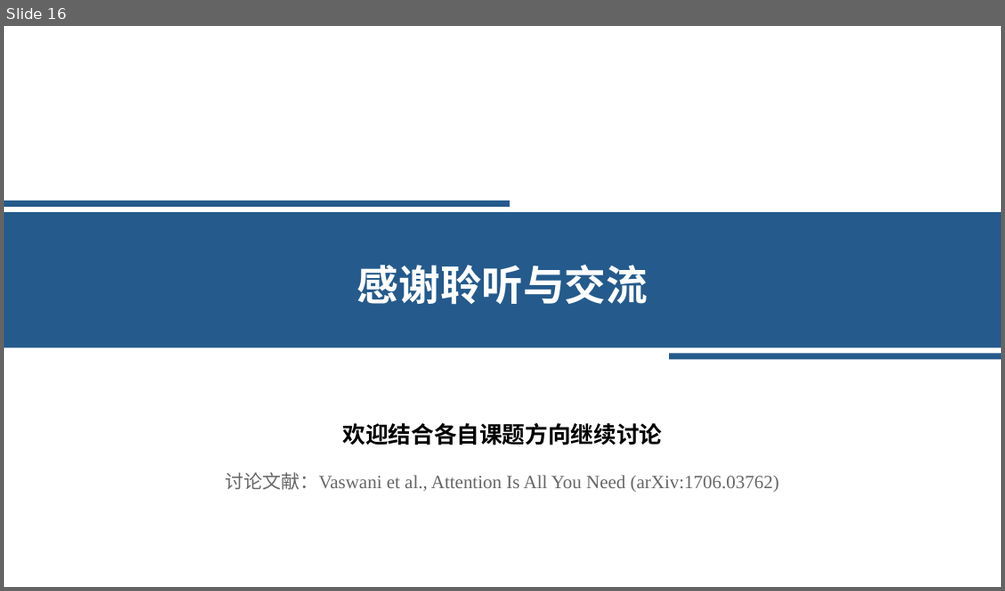
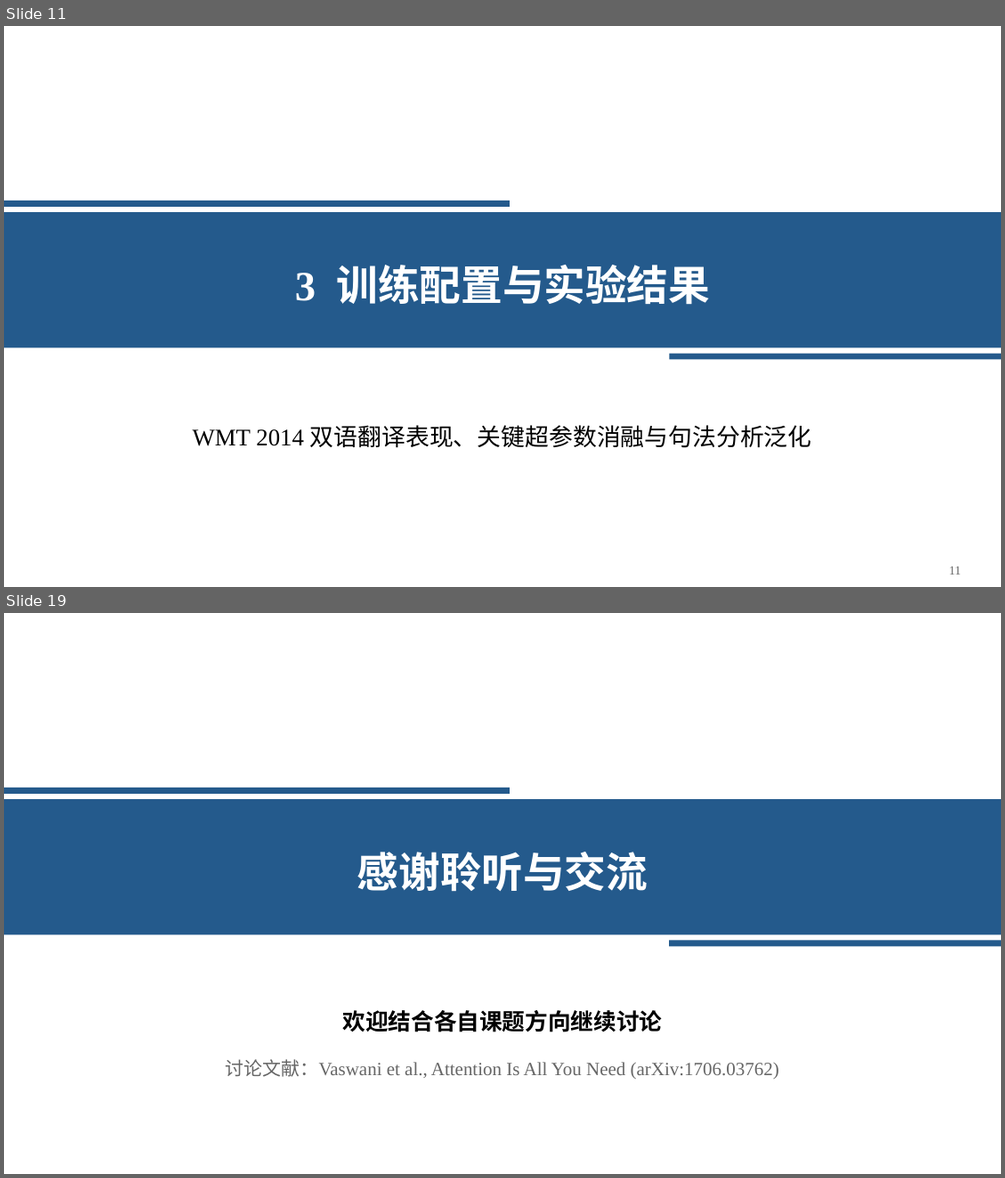
Before and after one commit to Starxy/skills, a slide deck: skills/ppt-craft/assets/academic-blue-template.pptx. Shown one above the other, each under a label of ours: slide 16 before the commit, slides 11 and 19 after it; the slides between them are not shown. The pictures are 1005x591 and 1005x1178 pixels, drawn with LibreOffice and Linux fonts; fonts in the diff are those of the drawing. Boxes give left, top, right and bottom in pixels: in the first picture for what was removed or moved away, otherwise in the second. Text is boxed around its words. In the diff, an @@ line names an element or a change of style, - is before the commit and + after.

```diff
--- a/skills/ppt-craft/assets/academic-blue-template.pptx
+++ b/skills/ppt-craft/assets/academic-blue-template.pptx
@@ slide 11 added at <box>4,26,1001,587</box>, background #FFFFFF @@
@@ rectangle added at <box>4,212,1001,347</box>, fill #245A8C @@
@@ rectangle added at <box>4,200,510,206</box>, fill #245A8C @@
@@ text added at <box>295,265,711,305</box>, 40 pt, text #FFFFFF, bold @@
+3 训练配置与实验结果
@@ rectangle added at <box>670,354,1001,360</box>, fill #245A8C @@
@@ text added at <box>193,425,812,448</box>, 23 pt, text #000000 @@
+WMT 2014 双语翻译表现、关键超参数消融与句法分析泛化
@@ text added at <box>949,566,961,574</box>, 12 pt, text #666666 @@
+11
@@ what was slide 16 is now slide 19 @@
```
Also in this commit, not shown: 13 slides changed, 2 other slides added, 2 other files.
